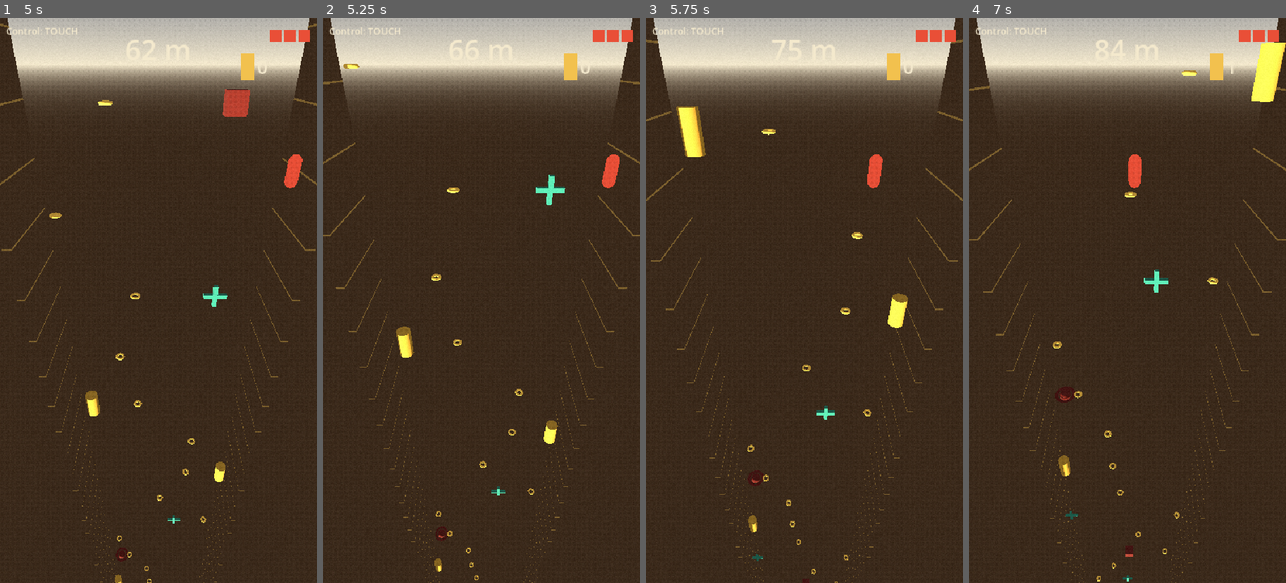
Above: before the commit, frames 1-4 (left to right).
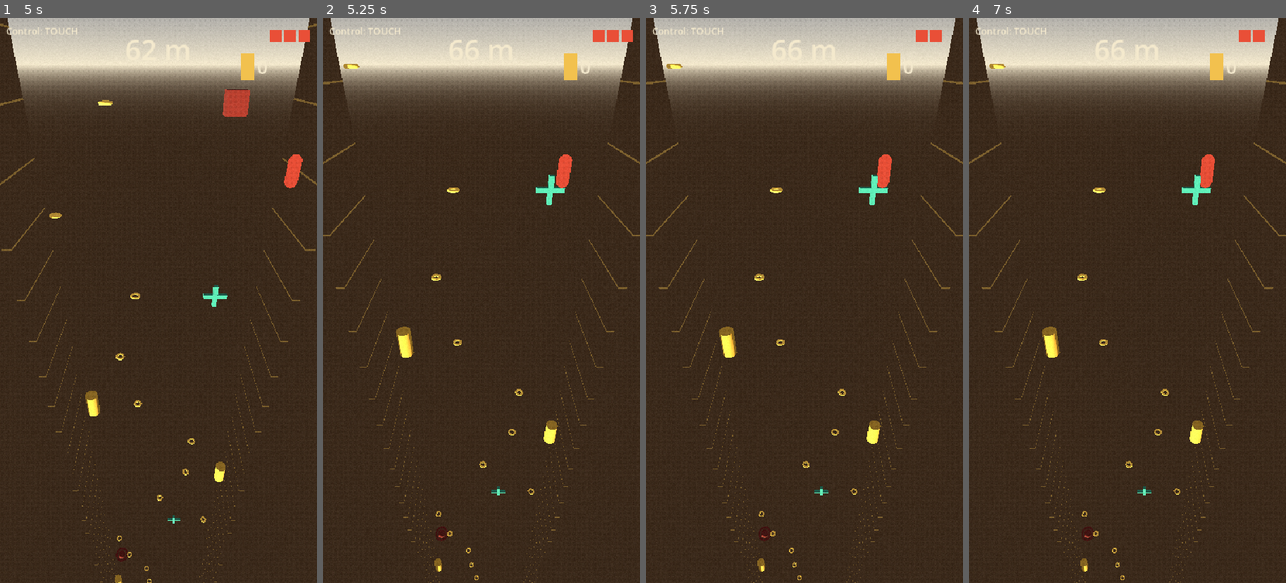
Above: after the commit, the same moments.

Repository: quvntvn/Hyperdive
Game: Godot game, scene res://scenes/ui/main_menu.tscn
Two runs of this game, one before a commit and one after it. Both use one fixed random seed, a clock stepped at 60 frames per second and the inputs below.
Inputs (mouse positions are in pixels of both pictures, inside the frame that each line leads up to):
- Up to frame 1 (5 s): click "JOUER" at 0.5 s; tap Enter at 1.25 s; move the mouse to (228, 272) at 1.27 s; hold D (move_right) 1.28-2 s; tap 1 at 1.35 s; click (228, 272) at 1.42 s; drag from (95, 328) to (142, 413) at 2.02 s; move the mouse to (190, 176) at 2.77 s; hold D (move_right) 2.78-3.5 s; tap 3 at 2.85 s; drag from (142, 413) to (63, 215) at 3.52 s; move the mouse to (253, 385) at 4.27 s; hold A (move_left) from 4.28 s (still down); tap 2 at 4.35 s
- Up to frame 2 (5.25 s): release A (move_left) at 5 s; drag from (386, 215) to (433, 159) at 5.02 s
- Up to frame 3 (5.75 s): no input
- Up to frame 4 (7 s): move the mouse to (1143, 300) at 5.77 s; hold S 5.78-6.5 s; tap 1 at 5.85 s; click (1143, 300) at 5.92 s; click "FERMER" at 6.5 s

Frame 1 is identical in both runs. In frame 2, 0.5% of the frame differs, in the area x 73-94%, y 24-31%; in frame 3, 3.8%; in frame 4, 4.0%, in the area x 0-100%, y 2-100%.

Commit message:
feat(input): contrôle tactile finger-follow X + TOUCH par défaut sur mobile
Co-Authored-By: Claude Sonnet 4.6 <noreply@anthropic.com>

Diff:
--- a/hyperdive/scripts/autoload/settings_manager.gd
+++ b/hyperdive/scripts/autoload/settings_manager.gd
@@ -19,6 +19,8 @@
 
 func _ready() -> void:
 	load_settings()
+	if OS.has_feature("mobile"):
+		control_mode = ControlMode.TOUCH
 
 func add_coin() -> void:
 	coins_total += 1
--- a/hyperdive/scripts/player/player.gd
+++ b/hyperdive/scripts/player/player.gd
@@ -8,9 +8,10 @@
 const TILT_SENSITIVITY: float = 0.25
 const MAX_LIVES: int = 3
 const INVINCIBILITY_TIME: float = 1.0
+const TOUCH_FOLLOW_SPEED: float = 8.0
 
 var _is_touching: bool = false
-var _touch_x_normalized: float = 0.0
+var _touch_target_x: float = 0.0
 var lives: int = MAX_LIVES
 var _invincibility_left: float = 0.0
 
@@ -51,20 +52,14 @@
 			go_screen.show_game_over(distance)
 
 func _unhandled_input(event: InputEvent) -> void:
-	if event is InputEventScreenTouch:
-		_is_touching = event.pressed
-		if event.pressed:
-			_touch_x_normalized = clamp(
-				event.position.x / float(get_viewport().get_visible_rect().size.x),
-				0.0, 1.0
-			)
-		else:
-			_touch_x_normalized = 0.0
-	elif event is InputEventScreenDrag:
-		_touch_x_normalized = clamp(
-			event.position.x / float(get_viewport().get_visible_rect().size.x),
-			0.0, 1.0
-		)
+	if Settings.control_mode == SettingsManager.ControlMode.TOUCH:
+		if event is InputEventScreenTouch:
+			_is_touching = event.pressed
+			if event.pressed:
+				_update_touch_target(event.position)
+		elif event is InputEventScreenDrag:
+			_is_touching = true
+			_update_touch_target(event.position)
 	# Mode switching — dev only, replaced by options menu in Phase E
 	if event is InputEventKey and event.pressed and not event.echo:
 		match event.physical_keycode:
@@ -85,11 +80,6 @@
 				if shop:
 					shop.open()
 
-func _get_touch_lateral() -> float:
-	if not _is_touching:
-		return 0.0
-	return (_touch_x_normalized - 0.5) * 2.0
-
 func _get_tilt_lateral() -> float:
 	var accel_x: float = Input.get_accelerometer().x
 	if abs(accel_x) < TILT_DEADZONE:
@@ -100,20 +90,28 @@
 	match Settings.control_mode:
 		SettingsManager.ControlMode.KEYBOARD:
 			return Input.get_axis("move_left", "move_right")
-		SettingsManager.ControlMode.TOUCH:
-			return _get_touch_lateral()
 		SettingsManager.ControlMode.TILT:
 			return _get_tilt_lateral()
 	return 0.0
 
+func _update_touch_target(screen_pos: Vector2) -> void:
+	var screen_width: float = get_viewport().get_visible_rect().size.x
+	var normalized: float = clampf(screen_pos.x / screen_width, 0.0, 1.0)
+	_touch_target_x = lerpf(-5.0, 5.0, normalized)
+
 func _physics_process(delta: float) -> void:
 	_invincibility_left = maxf(_invincibility_left - delta, 0.0)
-	var lateral: float = _get_lateral_input()
-	if lateral != 0.0:
-		apply_central_force(Vector3(lateral * LATERAL_FORCE, 0.0, 0.0))
-	var vel: Vector3 = linear_velocity
-	vel.x = clamp(vel.x, -MAX_LATERAL_SPEED, MAX_LATERAL_SPEED)
-	if vel.y < -MAX_FALL_SPEED:
-		vel.y = -MAX_FALL_SPEED
-	linear_velocity = vel
+	if Settings.control_mode == SettingsManager.ControlMode.TOUCH:
+		if _is_touching:
+			var diff: float = _touch_target_x - global_position.x
+			linear_velocity.x = clampf(diff * TOUCH_FOLLOW_SPEED, -MAX_LATERAL_SPEED, MAX_LATERAL_SPEED)
+		else:
+			linear_velocity.x = move_toward(linear_velocity.x, 0.0, MAX_LATERAL_SPEED * delta * 4.0)
+	else:
+		var lateral: float = _get_lateral_input()
+		if lateral != 0.0:
+			apply_central_force(Vector3(lateral * LATERAL_FORCE, 0.0, 0.0))
+		linear_velocity.x = clampf(linear_velocity.x, -MAX_LATERAL_SPEED, MAX_LATERAL_SPEED)
+	if linear_velocity.y < -MAX_FALL_SPEED:
+		linear_velocity.y = -MAX_FALL_SPEED
 	Audio.set_whoosh_intensity(linear_velocity.y)
